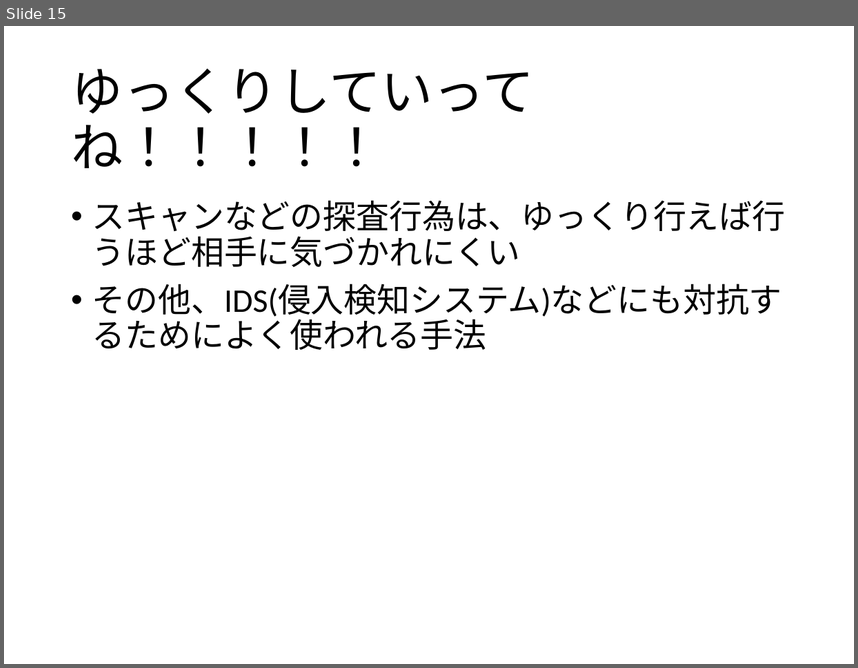
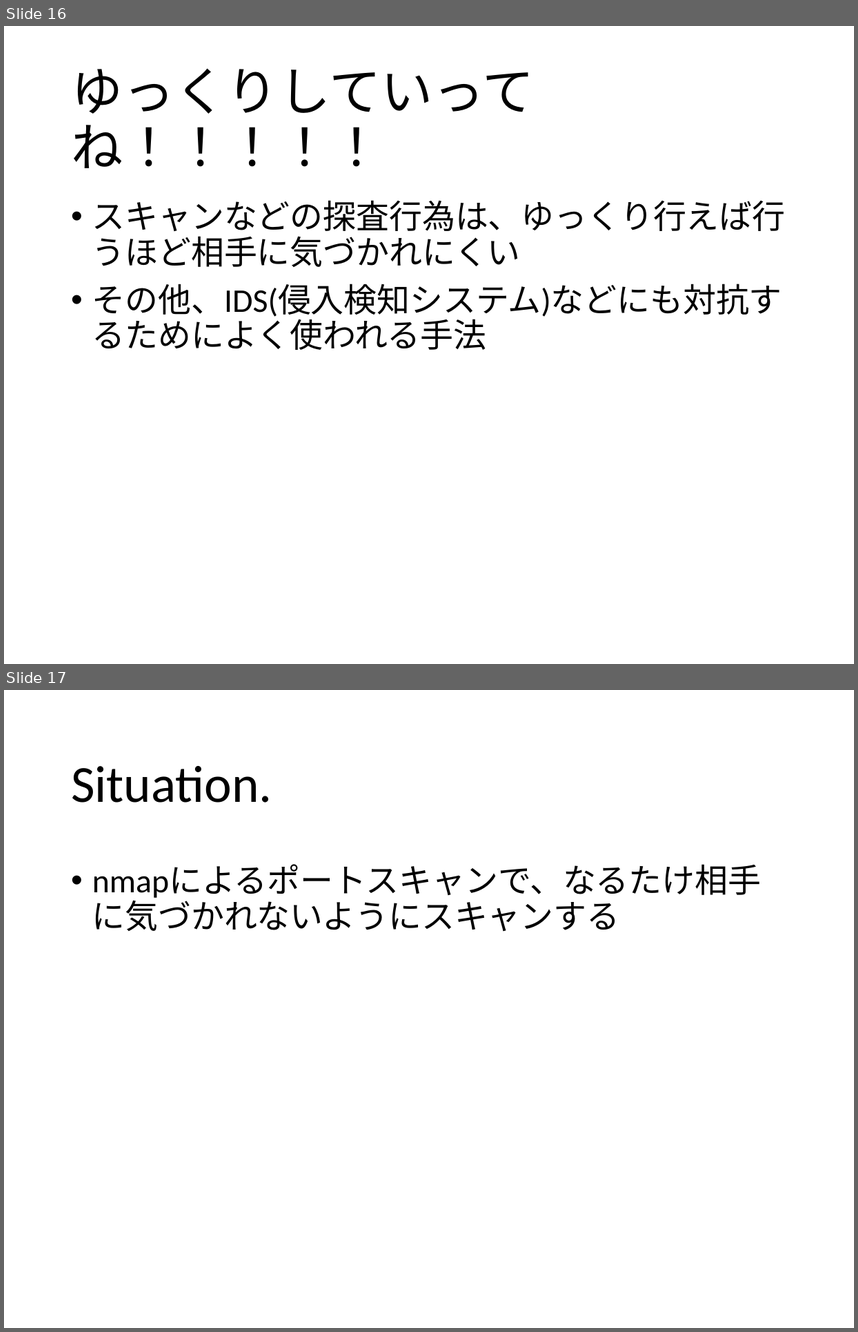
Before and after one commit to ozuma/sumida_sec, a slide deck: 2015-no.2/ppt/00_ozuma.pptx. Shown one above the other, each under a label of ours: slide 15 before the commit, slides 16 and 17 after it. The pictures are 858x668 and 858x1332 pixels, drawn with LibreOffice and Linux fonts; fonts in the diff are those of the drawing. Boxes give left, top, right and bottom in pixels: in the first picture for what was removed or moved away, otherwise in the second. Text is boxed around its words. In the diff, an @@ line names an element or a change of style, - is before the commit and + after.

Commit message:
カバレッジ、スキャン隠蔽のスライド追加

```diff
--- a/2015-no.2/ppt/00_ozuma.pptx
+++ b/2015-no.2/ppt/00_ozuma.pptx
@@ slide 17 added at (x1=4, y1=690, x2=854, y2=1328), background #FFFFFF @@
@@ title added at (x1=71, y1=766, x2=272, y2=802), 44 pt, text #000000 @@
+Situation.
@@ text added at (x1=92, y1=865, x2=761, y2=931), 28 pt, text #000000 @@
+• nmapによるポートスキャンで、なるたけ相手に気づかれないようにスキャンする
@@ what was slide 15 is now slide 16 @@
```
Also in this commit, not shown: 7 slides changed, 7 other slides added, 1 slide removed.
